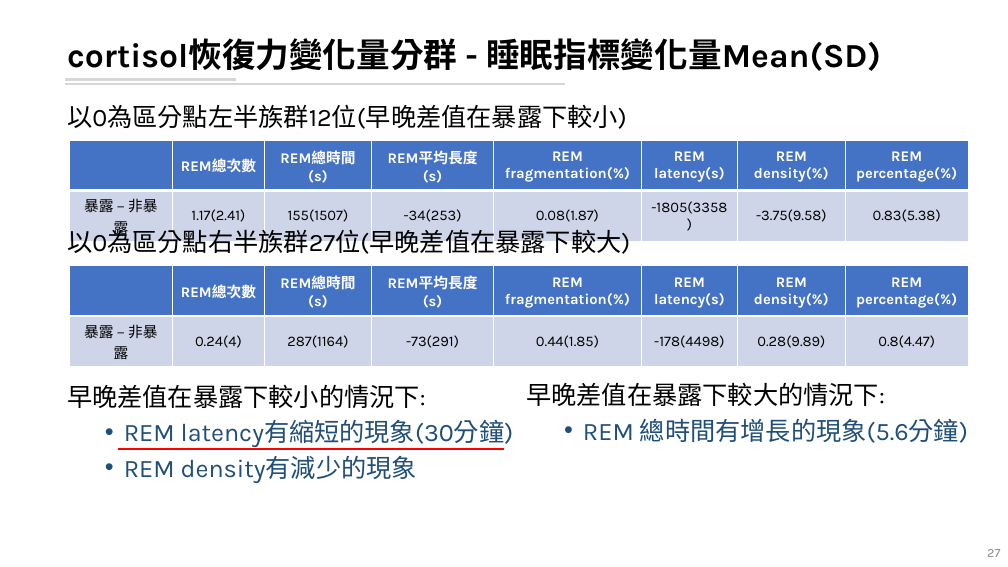
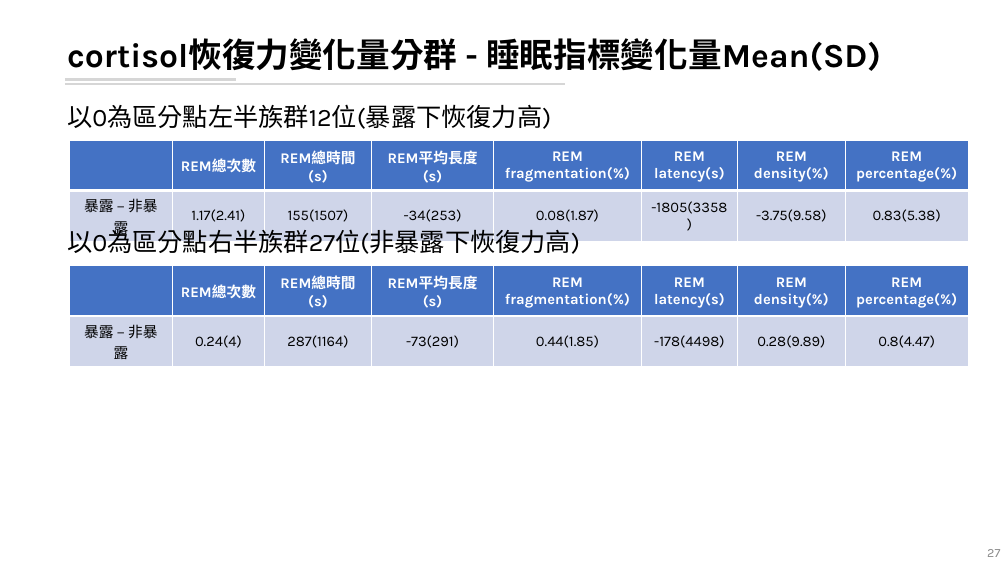
Before and after one commit to leooel97895750/REM_DataMining, a slide deck: slide 27 of 20210804_REM分析.pptx. Drawn at 1008x567 pixels with LibreOffice and Linux fonts; fonts in the diff are those of the drawing. Boxes give left, top, right and bottom in pixels: in the first picture for what was removed or moved away, otherwise in the second. Text is boxed around its words. In the diff, an @@ line names an element or a change of style, - is before the commit and + after.

```diff
--- a/20210804_REM分析.pptx
+++ b/20210804_REM分析.pptx
@@ text at (x1=67, y1=104, x2=551, y2=129): text changed @@
-以0為區分點左半族群12位(早晚差值在暴露下較小)
+以0為區分點左半族群12位(暴露下恢復力高)
@@ text at (x1=67, y1=225, x2=580, y2=258): text changed @@
-以0為區分點右半族群27位(早晚差值在暴露下較大)
+以0為區分點右半族群27位(非暴露下恢復力高)
@@ text removed at (x1=67, y1=384, x2=514, y2=483) @@
-早晚差值在暴露下較小的情況下:
-  • REM latency有縮短的現象(30分鐘)
-  • REM density有減少的現象
@@ text removed at (x1=526, y1=382, x2=968, y2=443) @@
-早晚差值在暴露下較大的情況下:
-  • REM 總時間有增長的現象(5.6分鐘)
@@ line removed from (118, 449) to (504, 449) @@
```
Also in this commit, not shown: 9 other slides changed, 13 other files.
